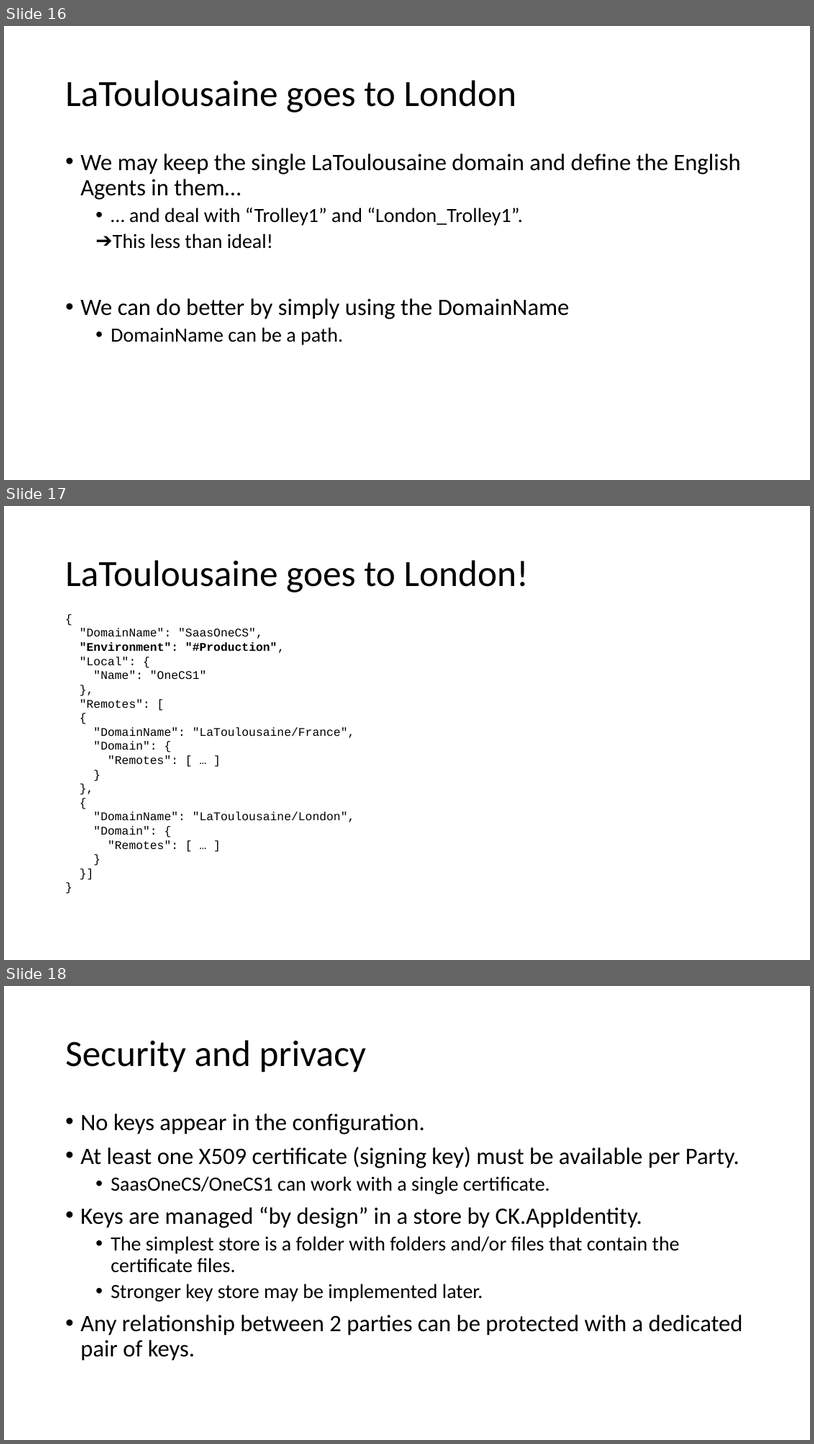
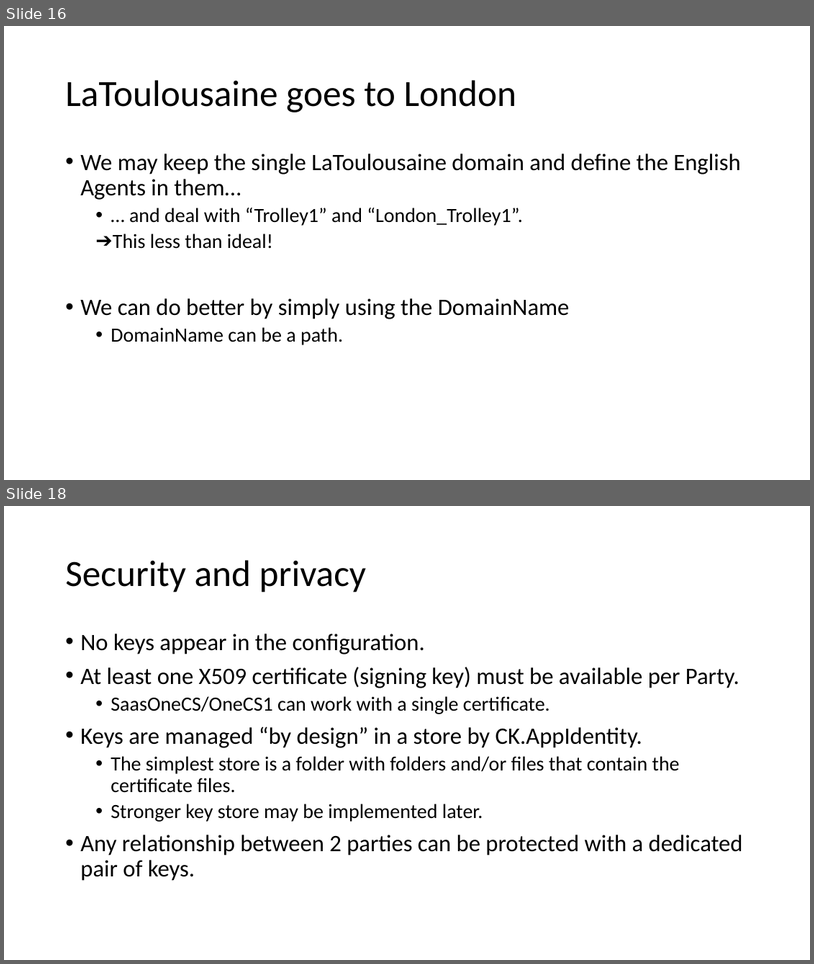
Before and after one commit to signature-opensource/CK-AppIdentity-Transport, a slide deck: Doc/CK-AppIdentity.pptx. Shown one above the other, each under a label of ours: slides 16, 17 and 18 before the commit, slides 16 and 18 after it; the slides between them are not shown. The pictures are 814x1444 and 814x964 pixels, drawn with LibreOffice and Linux fonts; fonts in the diff are those of the drawing. Boxes give left, top, right and bottom in pixels: in the first picture for what was removed or moved away, otherwise in the second. Text is boxed around its words. In the diff, an @@ line names an element or a change of style, - is before the commit and + after.

```diff
--- a/Doc/CK-AppIdentity.pptx
+++ b/Doc/CK-AppIdentity.pptx
@@ slide 17 removed at [4,506,810,960], background #FFFFFF @@
@@ title removed at [65,560,529,592] @@
-LaToulousaine goes to London!
@@ text removed at [80,628,355,849] @@
-{
-"DomainName": "SaasOneCS",
-"Environment": "#Production",
-"Local": {
-"Name": "OneCS1"
-},
-"Remotes": [
-{
-"DomainName": "LaToulousaine/France",
-"Domain": {
-"Remotes": [ … ]
-}
-},
-{
-"DomainName": "LaToulousaine/London",
-"Domain": {
-"Remotes": [ … ]
-}
-}]
-}
```
Also in this commit, not shown: 6 slides changed, 2 slides added, 5 other files.
